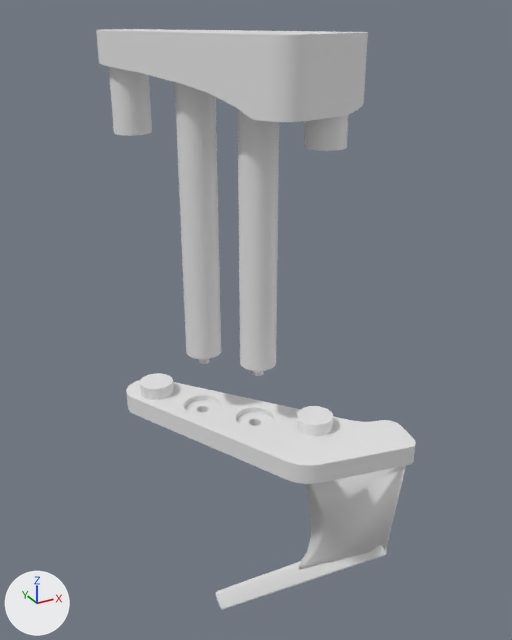
A saved change to the Blender file hl2_pupillabs_mount_v3.blend.
Rendered twice from a 50 mm lens placed at (-96.2, -199.4, 136.4), pointed at (-47.8, -111.4, 92.4). The axes (+X, +Y, +Z) are drawn at lower left. The lights are the same throughout.

Objects in the first picture: 'L_bottom_mount', 'L_top_mount', 'align_inner', 'align_inner.001', 'align_outer', 'align_outer.001', 'pillar_inner', 'pillar_outer', 'pupillabs_connector', 'stem'.
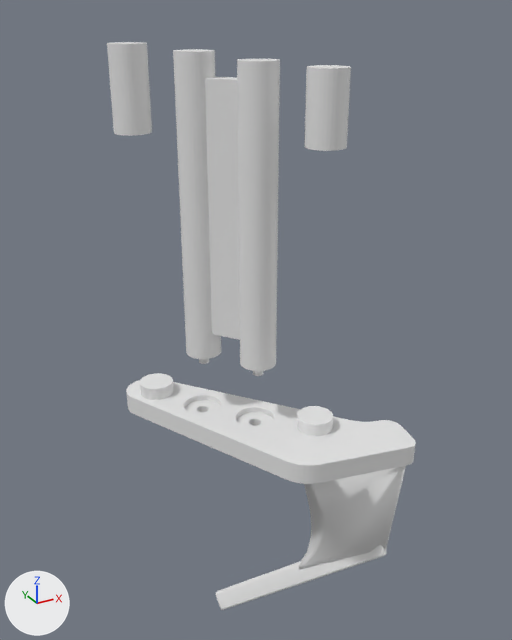
Commit message: Add strengthener to mount stems

Where the change shows, as pixel boxes [x1, y1, x2, y2] in the pictures (512 x 640 px):
'L_top_mount', hidden
    before: [96, 29, 368, 122]
'Cube.001', added
    after: [205, 77, 240, 340]
'align_outer.001', unchanged, uncovered by the edit
    before: [304, 115, 349, 151]
    after: [304, 65, 351, 151]

Edits to the bpy script that builds the scene:
```text
Add me_cube_004:
    me_cube_004.from_pydata(...)  # a box spanning x -2.2..0.8, y -5.0..5.0, z -9.6..26.8
Change ob_l_top_mount:
    add ob_l_top_mount.hide_set(True)
Add ob_cube_001:
    ob_cube_001 = bpy.data.objects.new('Cube.001', me_cube_004)
    ob_cube_001.parent = ob_l_top_mount
    ob_cube_001.matrix_parent_inverse = Matrix(((1.0, 0.0, 0.0, 48.73), (0.0, 1.0, 0.0, 114.9), (0.0, 0.0, 1.0, -125.8), (0.0, 0.0, 0.0, 1.0)))
    ob_cube_001.location = (-51.95, -112.3, 101.3)
    ob_cube_001.rotation_euler = (0.0, 0.0, 0.636)  # degrees (0, 0, 36)
```
